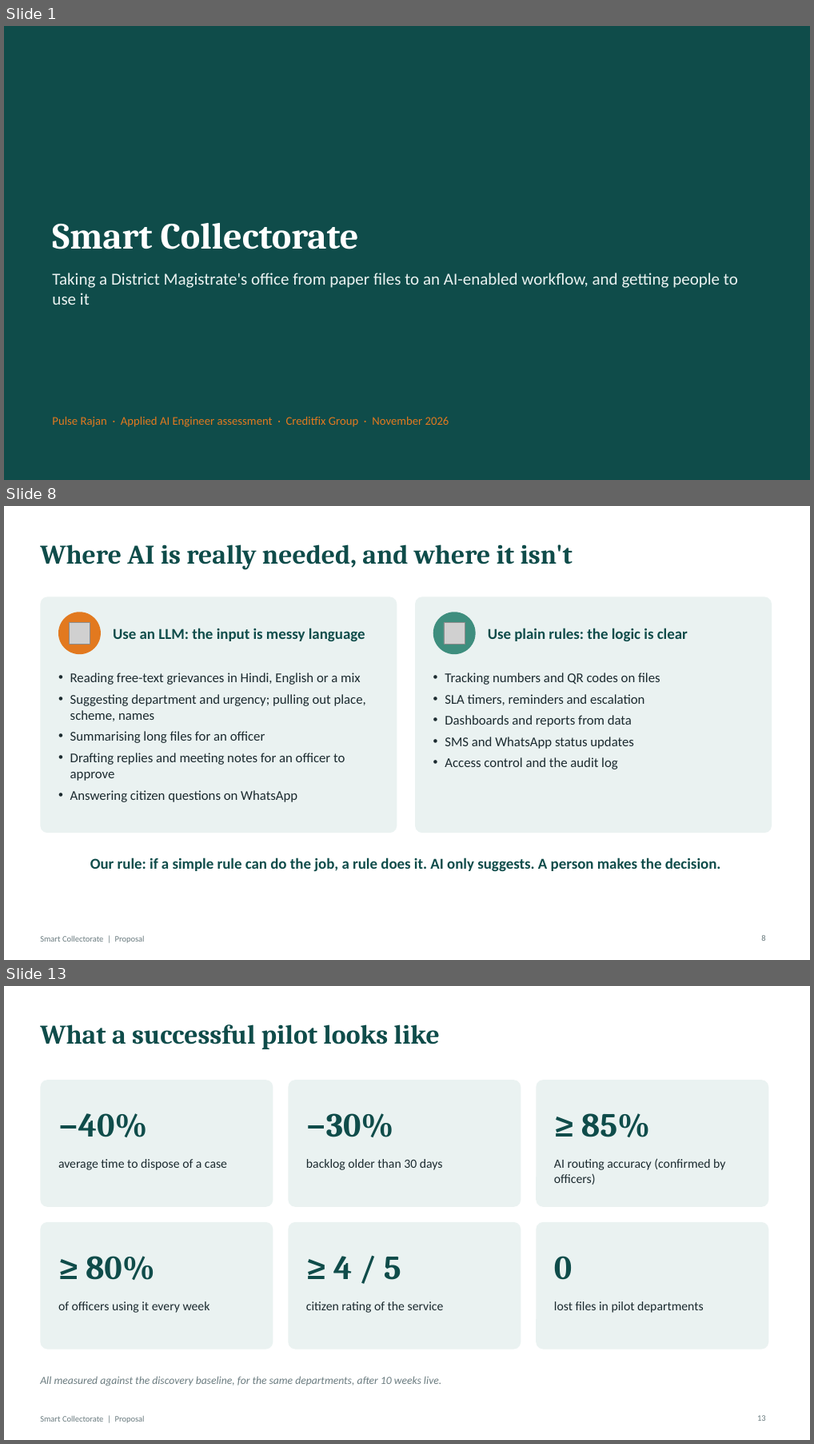
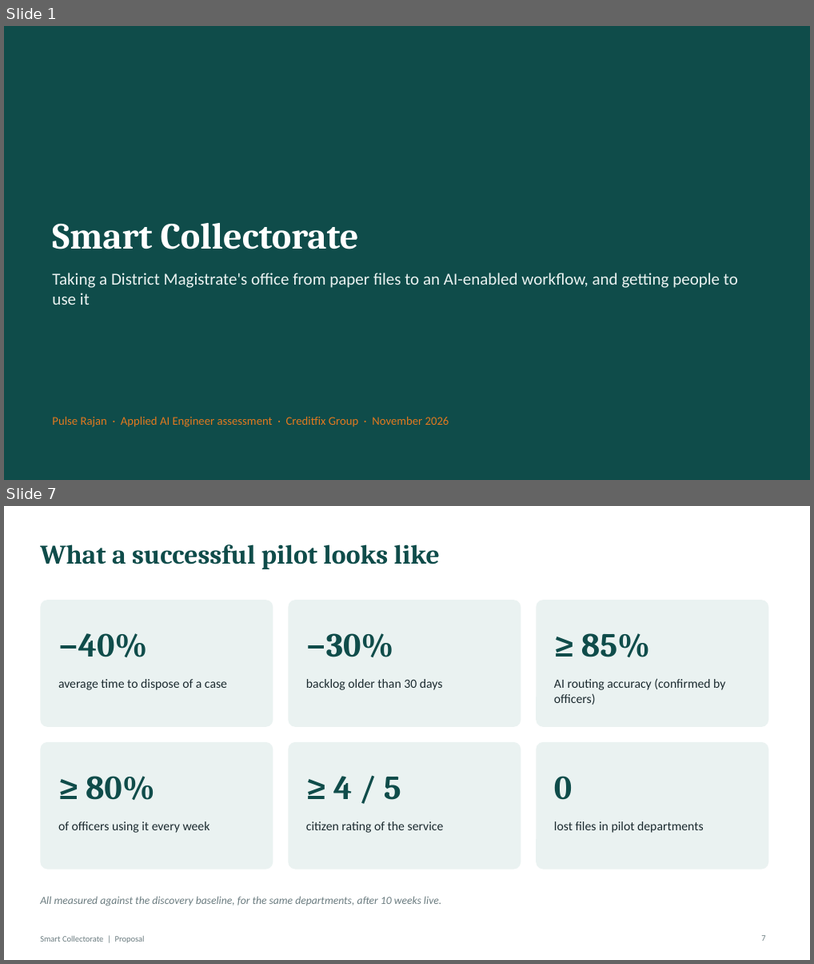
Before and after one commit to easycodewithme/Assignemnt-Automation, a slide deck: presentation/Smart_Collectorate_Proposal.pptx. Shown one above the other, each under a label of ours: slides 1, 8 and 13 before the commit, slides 1 and 7 after it; the slides between them are not shown. The pictures are 814x1444 and 814x964 pixels, drawn with LibreOffice and Linux fonts; fonts in the diff are those of the drawing; grey boxes stand for pictures. Boxes give left, top, right and bottom in pixels: in the first picture for what was removed or moved away, otherwise in the second. Text is boxed around its words. In the diff, an @@ line names an element or a change of style, - is before the commit and + after.

```diff
--- a/presentation/Smart_Collectorate_Proposal.pptx
+++ b/presentation/Smart_Collectorate_Proposal.pptx
@@ slide 8 removed at [4, 506, 810, 960], background #FFFFFF; not listed: 1 template element that a slide beside it also shows @@
@@ title removed at [40, 544, 573, 570] @@
-Where AI is really needed, and where it isn't
@@ rounded rectangle removed at [40, 596, 398, 832] @@
@@ rounded rectangle removed at [415, 596, 772, 832] @@
@@ ellipse removed at [58, 612, 101, 654] @@
@@ picture removed at [69, 623, 90, 644] @@
@@ ellipse removed at [434, 612, 476, 654] @@
@@ picture removed at [445, 623, 466, 644] @@
@@ text removed at [113, 628, 366, 641] @@
-Use an LLM: the input is messy language
@@ text removed at [488, 628, 688, 641] @@
-Use plain rules: the logic is clear
@@ text removed at [70, 672, 366, 802] @@
-• Reading free-text grievances in Hindi, English or a mix
-• Suggesting department and urgency; pulling out place, scheme, names
-• Summarising long files for an officer
-• Drafting replies and meeting notes for an officer to approve
-• Answering citizen questions on WhatsApp
@@ text removed at [445, 672, 661, 769] @@
-• Tracking numbers and QR codes on files
-• SLA timers, reminders and escalation
-• Dashboards and reports from data
-• SMS and WhatsApp status updates
-• Access control and the audit log
@@ text removed at [90, 857, 722, 872] @@
-Our rule: if a simple rule can do the job, a rule does it. AI only suggests. A person makes the decision.
@@ page number removed at [762, 935, 766, 940] @@
-8
@@ what was slide 13 is now slide 7 @@
@@ page number at [762, 935, 766, 940]: text changed @@
-13
+7
```
Also in this commit, not shown: 4 slides changed, 4 slides added, 13 other slides removed, 1 other file.
